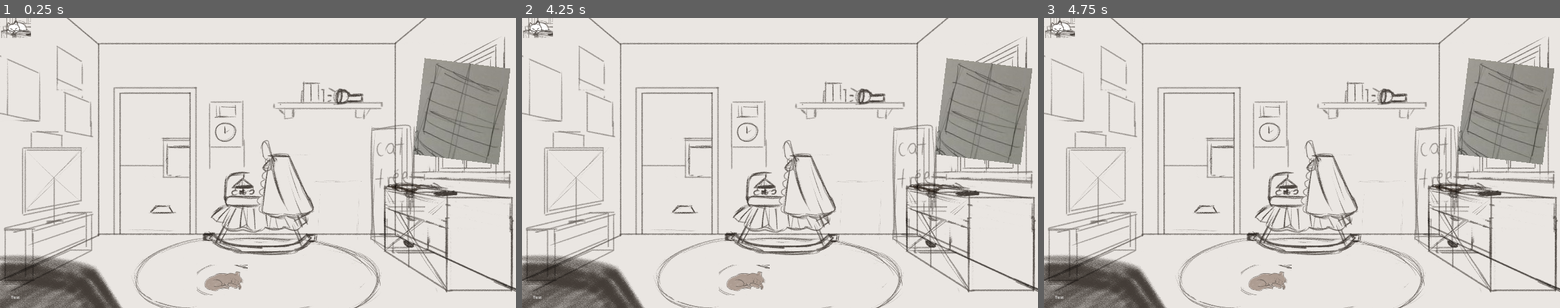
Above: before the commit, frames 1-3 (left to right).
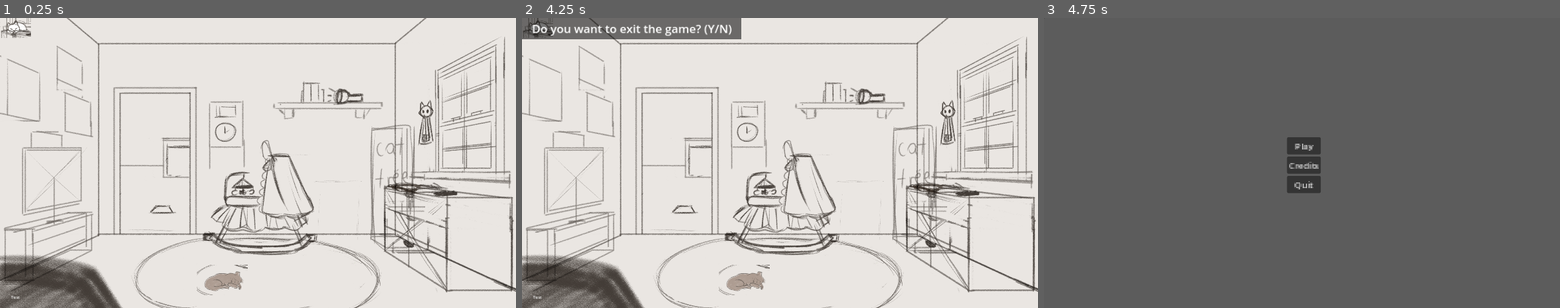
Above: after the commit, the same moments.

Repository: Kadema-FK/Don-t-wake-them-up
Game: Godot game, scene res://Scenes/don't wake her up.tscn
Two runs of this game, one before a commit and one after it. Both use one fixed random seed, a clock stepped at 60 frames per second and the inputs below.
Inputs (mouse positions are in pixels of both pictures, inside the frame that each line leads up to):
- Up to frame 1 (0.25 s): no input
- Up to frame 2 (4.25 s): tap Enter at 0.5, 2, 3.5 s; move the mouse to (939, 64) at 0.52 s; tap N (N) at 0.6, 1.55, 2.1, 3.05, 3.6 s; click (939, 64) at 0.67 s; tap Y (Y) at 0.8, 1.35, 2.3, 2.85, 3.8 s; tap Space at 1.25, 2.75 s; move the mouse to (676, 177) at 1.27 s; click (676, 177) at 1.42 s; move the mouse to (831, 99) at 2.02 s; click (831, 99) at 2.17 s; move the mouse to (754, 221) at 2.77 s; click (754, 221) at 2.92 s; move the mouse to (934, 206) at 3.52 s; click (934, 206) at 3.67 s; tap Escape (pause) at 4.15 s
- Up to frame 3 (4.75 s): move the mouse to (1147, 119) at 4.27 s; tap Y (Y) at 4.35 s; click (1147, 119) at 4.42 s; tap N (N) at 4.55 s

The runs differ from the first frame. In frame 1, 5.0% of the frame differs, in the area x 80-99%, y 13-51%; in frame 2, 7.9%; in frame 3, 97%, in the area x 0-100%, y 0-100%.
Error before the commit: Parse Error: Unindent doesn't match the previous indentation level. (res://Scenes/don't)

Commit message:
Fixing pause

Diff:
--- a/Scenes/don't wake her up.tscn
+++ b/Scenes/don't wake her up.tscn
@@ -1,95 +1,18 @@
 [gd_scene load_steps=10 format=3 uid="uid://mlhgidq1ow1b"]
 
+[ext_resource type="Script" path="res://Scripts/don't wake her up.gd" id="1_yr7un"]
 [ext_resource type="Texture2D" uid="uid://bg4m4qiu0lj2t" path="res://Assets/Images/Background/plansza_empty_sketch.png" id="2_jqufn"]
 [ext_resource type="PackedScene" uid="uid://cwkx4xqfoj1tr" path="res://Scenes/window_obs.tscn" id="3_ecayh"]
 [ext_resource type="Texture2D" uid="uid://con40ybx8212b" path="res://Assets/Images/Background/plansza_SKETCH.png" id="3_hjj7f"]
 [ext_resource type="PackedScene" path="res://Scenes/boogeyman_obs.tscn" id="4_yshmp"]
-[ext_resource type="PackedScene" uid="uid://doknx81o18o4w" path="res://Scenes/pause.tscn" id="5_r4pp7"]
+[ext_resource type="PackedScene" uid="uid://clrrrdq11glja" path="res://Scenes/pause.tscn" id="5_r4pp7"]
 [ext_resource type="PackedScene" uid="uid://bmnkyni2tl0cn" path="res://Scenes/cat_obs.tscn" id="5_tt8u4"]
 [ext_resource type="PackedScene" path="res://Scenes/clock_obs.tscn" id="6_mof2p"]
 [ext_resource type="PackedScene" uid="uid://dcm8ea0tvnfv6" path="res://Scenes/dog_obs.tscn" id="7_qgjty"]
 
-[sub_resource type="GDScript" id="GDScript_1epx3"]
-script/source = "extends Node2D
-
-var day = 6;
-const eventTimeMinMax = [[5,8], [4,7], [3,6]]
-var eventsInHour0 = [0,0];
-var hour = 0;
-const sInHour = 20;
-@onready var obstacles = [$Cat, $Dog, $Window, $Boogeyman];
-var pause = false
-
-
-var rng; #random numer generator
-
-# Called when the node enters the scene tree for the first time.
-func _ready():
-	rng = RandomNumberGenerator.new();
-	eventsInHour0[0] = rng.randi_range(0,1);
-	eventsInHour0[1] = rng.randi_range(2,obstacles.size()-1);
-	obstacles[0].start();
-	#resetEventTimer(eventTimeMinMax[0][0], eventTimeMinMax[0][1]);
-	$GameTimer.start(sInHour);
-	pass # Replace with function body.
-
-
-# Called every frame. 'delta' is the elapsed time since the previous frame.
-func _process(delta):
-	pass;
-
-func resetEventTimer(start, end):
-	var time = rng.randf_range(start, end);
-	print (\"New time: \" + str(time));
-	$EventTimer.start(time);
-
-func _on_game_timer_timeout():
-	hour += 1;
-	pass # Replace with function body.
-
-
-func _on_event_timer_timeout():
-	var number;
-	if hour == 0:
-		number = eventsInHour0[rng.randi_range(0,1)];
-	else:
-		number = rng.randi_range(0,obstacles.size()-1);
-	print(\"Number \"+str(number))
-	obstacles[number].start();
-	var maks_array = eventTimeMinMax.size()-1;
-	if hour < maks_array:
-		resetEventTimer(eventTimeMinMax[hour][0], eventTimeMinMax[hour][1]);
-	else:
-		resetEventTimer(eventTimeMinMax[maks_array][0], eventTimeMinMax[maks_array][1]);
-	pass # Replace with function body.
-
-func _on_pause_button_pressed():
-	get_tree().paused = true
-	$pause.visible = true
-
-func _on_pause_popup_close_pressed():
-	$pause.visible = false
-	get_tree().paused = false
-
-func _input(event):
-		if pause == false:
-			pause = true
-			_on_pause_button_pressed()
-		elif Input.is_action_just_pressed(\"pause\") and pause == true:
-			pause = false
-			_on_pause_popup_close_pressed()
-
-	if pause == true:
-		if Input.is_action_just_pressed(\"Y\"):
-			pass #exit to main menu
-		elif Input.is_action_just_pressed(\"N\"):
-			pause = false
-		_on_pause_popup_close_pressed()
-"
-
 [node name="Game" type="Node2D"]
 process_mode = 3
-script = SubResource("GDScript_1epx3")
+script = ExtResource("1_yr7un")
 
 [node name="PlanszaEmptySketch" type="Sprite2D" parent="."]
 process_mode = 1
--- a/Scenes/window_obs.tscn
+++ b/Scenes/window_obs.tscn
@@ -1,7 +1,31 @@
-[gd_scene load_steps=8 format=3 uid="uid://cwkx4xqfoj1tr"]
+[gd_scene load_steps=9 format=3 uid="uid://cwkx4xqfoj1tr"]
 
 [ext_resource type="Script" path="res://Scripts/window_obs.gd" id="1_8r6so"]
 [ext_resource type="Texture2D" uid="uid://mbsq8jaq4woj" path="res://Assets/Images/Obstacles/window.jpg" id="2_27rtw"]
+
+[sub_resource type="SpriteFrames" id="SpriteFrames_dls04"]
+animations = [{
+"frames": [{
+"duration": 1.0,
+"texture": null
+}],
+"loop": true,
+"name": &"closed",
+"speed": 5.0
+}, {
+"frames": [],
+"loop": true,
+"name": &"default",
+"speed": 5.0
+}, {
+"frames": [{
+"duration": 1.0,
+"texture": null
+}],
+"loop": true,
+"name": &"open",
+"speed": 5.0
+}]
 
 [sub_resource type="Animation" id="Animation_vqcfe"]
 resource_name = "0"
@@ -77,7 +101,13 @@
 [node name="Window" type="Node2D"]
 script = ExtResource("1_8r6so")
 
+[node name="AnimatedSprite2D" type="AnimatedSprite2D" parent="."]
+position = Vector2(960, 540)
+sprite_frames = SubResource("SpriteFrames_dls04")
+animation = &"closed"
+
 [node name="Window_sprite" type="Sprite2D" parent="."]
+visible = false
 position = Vector2(71, 78)
 rotation = 0.122173
 texture = ExtResource("2_27rtw")
@@ -90,8 +120,8 @@
 [node name="Area2D" type="Area2D" parent="."]
 
 [node name="CollisionPolygon2D" type="CollisionPolygon2D" parent="Area2D"]
-position = Vector2(71, 79.75)
-polygon = PackedVector2Array(-48, -75.75, -59, 38.25, 52, 69.25, 60, -43.75)
+position = Vector2(1633, 291)
+polygon = PackedVector2Array(-48, -75.75, -42, 310, 185, 315, 183, -188)
 
 [node name="Timer" type="Timer" parent="."]
 wait_time = 5.0
--- a/Scripts/don't wake her up.gd
+++ b/Scripts/don't wake her up.gd
@@ -6,6 +6,7 @@
 var hour = 0;
 const sInHour = 20;
 @onready var obstacles = [$Cat, $Dog, $Window, $Boogeyman];
+var pause = false
 
 
 var rng; #random numer generator
@@ -15,6 +16,7 @@
 	rng = RandomNumberGenerator.new();
 	eventsInHour0[0] = rng.randi_range(0,1);
 	eventsInHour0[1] = rng.randi_range(2,obstacles.size()-1);
+	#obstacles[0].start();
 	resetEventTimer(eventTimeMinMax[0][0], eventTimeMinMax[0][1]);
 	$GameTimer.start(sInHour);
 	pass # Replace with function body.
@@ -22,7 +24,7 @@
 
 # Called every frame. 'delta' is the elapsed time since the previous frame.
 func _process(delta):
-	pass
+	pass;
 
 func resetEventTimer(start, end):
 	var time = rng.randf_range(start, end);
@@ -48,3 +50,29 @@
 	else:
 		resetEventTimer(eventTimeMinMax[maks_array][0], eventTimeMinMax[maks_array][1]);
 	pass # Replace with function body.
+
+func _on_pause_button_pressed():
+	get_tree().paused = true
+	$pause.visible = true
+
+func _on_pause_popup_close_pressed():
+	$pause.visible = false
+	get_tree().paused = false
+
+func _input(event):
+	if Input.is_action_just_pressed("pause"):
+		if pause == false:
+			pause = true
+			_on_pause_button_pressed()
+		elif Input.is_action_just_pressed("pause") and pause == true:
+			pause = false
+			_on_pause_popup_close_pressed()
+
+	if pause == true:
+		if Input.is_action_just_pressed("Y"):
+			pause = false
+			get_tree().paused = false
+			get_tree().change_scene_to_file("res://Scenes/menu.tscn");
+		if Input.is_action_just_pressed("N"):
+			pause = false
+			_on_pause_popup_close_pressed()
